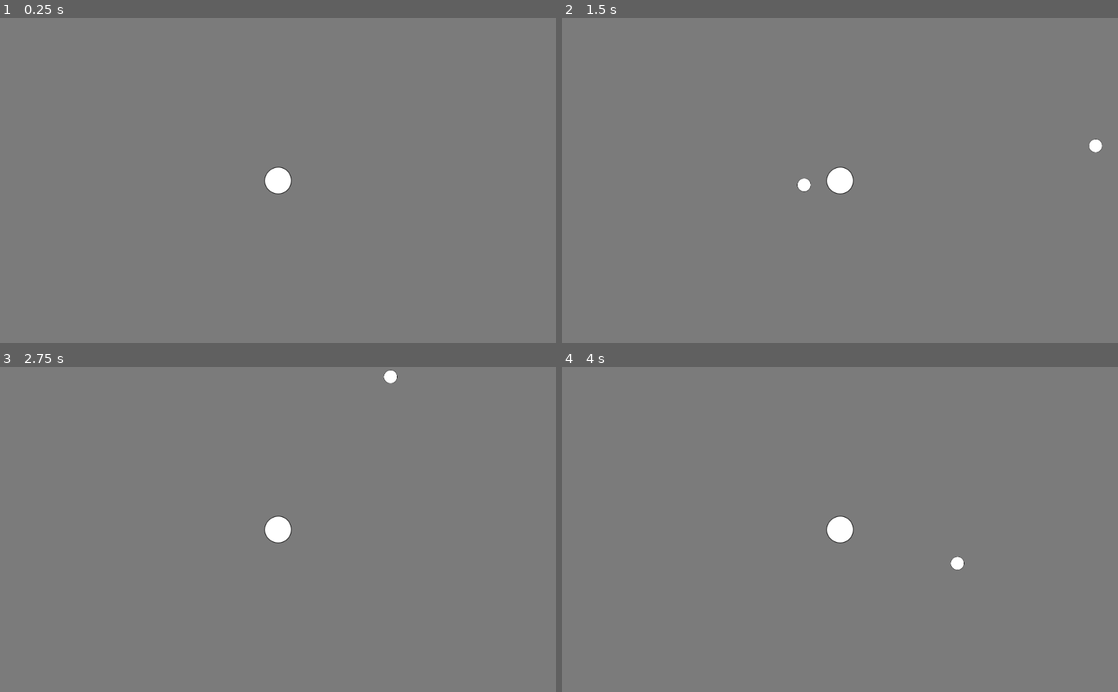
Above: before the commit, frames 1-4 (two rows, left to right).
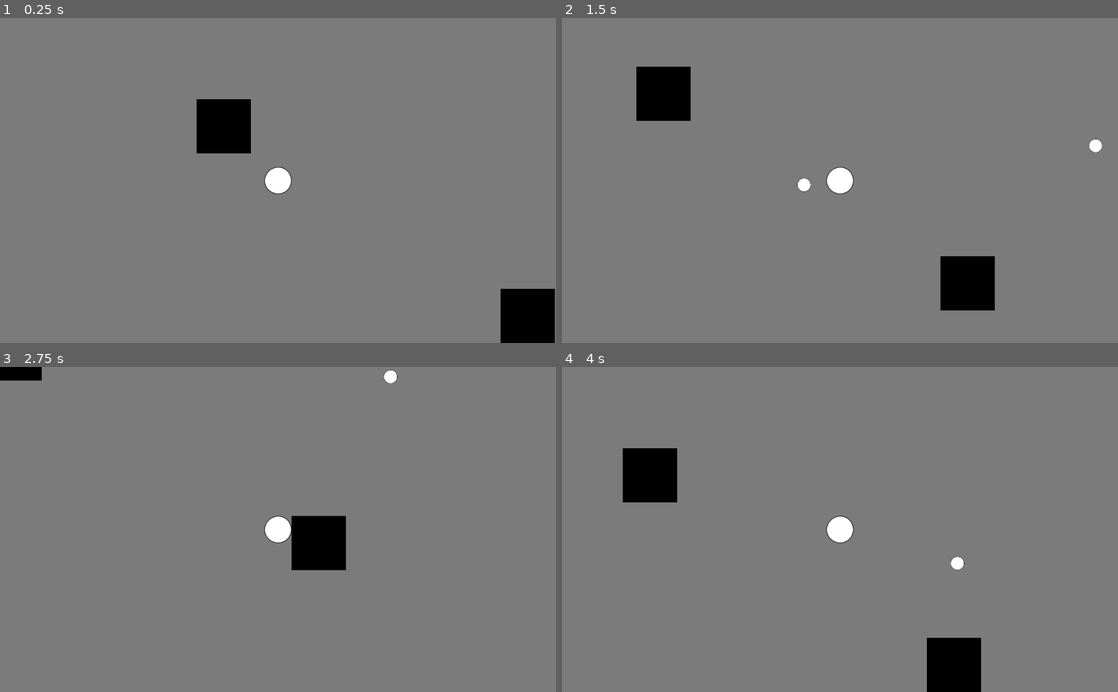
Above: after the commit, the same moments.

Repository: ComradeSparklePony/Slay-the-Triangles
Game: Godot game, scene res://town.tscn
Two runs of this game, one before a commit and one after it. Both use one fixed random seed, a clock stepped at 60 frames per second and the inputs below. The project has no main scene, so this scene is started directly.
Inputs (mouse positions are in pixels of both pictures, inside the frame that each line leads up to):
- Up to frame 1 (0.25 s): no input
- Up to frame 2 (1.5 s): tap Enter at 0.5 s; move the mouse to (962, 164) at 0.52 s; press the mouse at (962, 164) at 0.53 s; hold Right (ui_right) 0.53-1.28 s; move the mouse to (728, 196) at 1.27 s; release the mouse at (728, 196) at 1.28 s; hold Down (ui_down) from 1.28 s (still down); click (728, 196) at 1.35 s
- Up to frame 3 (2.75 s): move the mouse to (333, 458) at 2.02 s; release Down (ui_down) at 2.03 s; press the mouse at (333, 458) at 2.03 s; hold Right (ui_right) from 2.03 s (still down)
- Up to frame 4 (4 s): move the mouse to (812, 594) at 2.77 s; release Right (ui_right) at 2.78 s; release the mouse at (812, 594) at 2.78 s; hold Up (ui_up) 2.78-3.53 s; click (812, 594) at 2.85 s; move the mouse to (1006, 578) at 3.52 s; press the mouse at (1006, 578) at 3.53 s; hold Left (ui_left) from 3.53 s (still down)

The runs differ from the first frame. In frame 1, 3.3% of the frame differs, in the area x 35-100%, y 25-100%; in frame 2, 3.3%; in frame 3, 2.0%; in frame 4, 3.3%.

Commit message:
made wall collision
changed player t a kinematicbody and walls into rigidbodies and now move player with move_and_collide so player can collide with walls

Diff:
--- a/player.gd
+++ b/player.gd
@@ -1,13 +1,14 @@
-extends Area2D
+extends KinematicBody2D
 
 export (int) var SPEED
 var velocity = Vector2()
-var screensize
+
+var colliding = false
 
 export (PackedScene) var projectile
 
 func _ready():
-	screensize = get_viewport_rect().size
+	pass
 
 func _process(delta):
 
@@ -25,9 +26,8 @@
 	if velocity.length() > 0:
 		velocity = velocity.normalized() * SPEED
 
-	position += velocity * delta
-	position.x = clamp(position.x, 0, screensize.x)
-	position.y = clamp(position.y, 0, screensize.y)
+
+	move_and_collide(velocity * delta)
 
 
 func _input(event):
--- a/player.tscn
+++ b/player.tscn
@@ -9,16 +9,14 @@
 custom_solver_bias = 0.0
 radius = 25.321
 
-[node name="player" type="Area2D" index="0"]
+[node name="player" type="KinematicBody2D"]
 
 input_pickable = true
-gravity_vec = Vector2( 0, 1 )
-gravity = 98.0
-linear_damp = 0.1
-angular_damp = 1.0
-audio_bus_override = false
-audio_bus_name = "Master"
+collision_layer = 1
+collision_mask = 1
+collision/safe_margin = 0.08
 script = ExtResource( 1 )
+_sections_unfolded = [ "Collision", "collision" ]
 SPEED = 300
 projectile = ExtResource( 2 )
 
--- a/projectile.gd
+++ b/projectile.gd
@@ -12,6 +12,7 @@
 		move_vector = get_local_mouse_position() - position
 		move_vector = move_vector.normalized()
 	position += move_vector * delta * SPEED
+
 	detect_pos = false
 
 func _on_Visibility_screen_exited():
--- a/projectile.tscn
+++ b/projectile.tscn
@@ -15,9 +15,11 @@
 gravity = 98.0
 linear_damp = 0.1
 angular_damp = 1.0
+collision_mask = 0
 audio_bus_override = false
 audio_bus_name = "Master"
 script = ExtResource( 1 )
+_sections_unfolded = [ "Collision" ]
 SPEED = 500
 
 [node name="Sprite" type="Sprite" parent="." index="0"]
--- a/town.tscn
+++ b/town.tscn
@@ -1,12 +1,21 @@
-[gd_scene load_steps=2 format=2]
+[gd_scene load_steps=3 format=2]
 
 [ext_resource path="res://player.tscn" type="PackedScene" id=1]
+[ext_resource path="res://world-wall.tscn" type="PackedScene" id=2]
 
-[node name="town" type="Node2D"]
+[node name="town" type="Node2D" index="0"]
 
 _sections_unfolded = [ "Transform" ]
 
 [node name="player" parent="." index="0" instance=ExtResource( 1 )]
 
 position = Vector2( 150, 150 )
-_sections_unfolded = [ "Transform" ]
+_sections_unfolded = [ "Collision", "Material", "Transform", "Visibility", "Z Index", "collision" ]
+
+[node name="world-wall" parent="." index="1" instance=ExtResource( 2 )]
+
+position = Vector2( 50, 50 )
+
+[node name="world-wall2" parent="." index="2" instance=ExtResource( 2 )]
+
+position = Vector2( 610, 400 )
--- /dev/null
+++ b/world-wall.tscn
@@ -0,0 +1,29 @@
+[gd_scene load_steps=3 format=2]
+
+[ext_resource path="res://assets/black_square_50px.png" type="Texture" id=1]
+
+[sub_resource type="RectangleShape2D" id=1]
+
+custom_solver_bias = 0.0
+extents = Vector2( 50, 50 )
+
+[node name="world-wall" type="StaticBody2D"]
+
+input_pickable = true
+collision_layer = 1
+collision_mask = 1
+constant_linear_velocity = Vector2( 0, 0 )
+constant_angular_velocity = 0.0
+friction = 0.0
+bounce = 0.0
+_sections_unfolded = [ "Collision" ]
+
+[node name="Sprite" type="Sprite" parent="." index="0"]
+
+scale = Vector2( 2, 2 )
+texture = ExtResource( 1 )
+_sections_unfolded = [ "Transform" ]
+
+[node name="CollisionShape2D" type="CollisionShape2D" parent="." index="1"]
+
+shape = SubResource( 1 )
